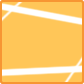
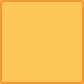
Layers edited between the first and the second 84 × 84 image:
hid "Capa 8" over left=0, top=0, right=84, bottom=84
